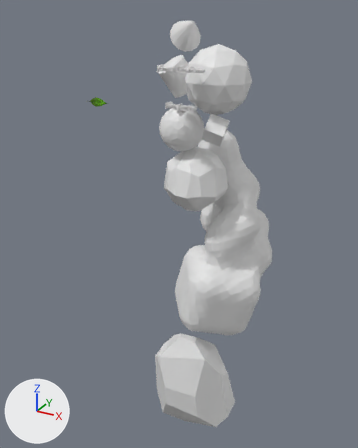
The glTF model graphics/models/james-graham.glb as it was, and as the next commit left it.
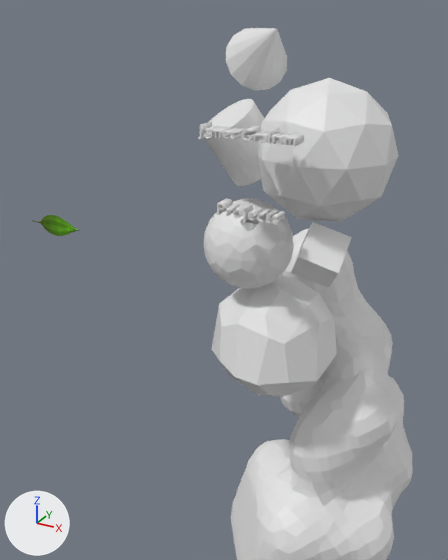
Each version is shown whole from a 50 mm lens placed at (5.63, -8.9, 1.77), pointed at (-0.55, 2.35, -3.85), then close up from a 50 mm lens placed at (2.91, -4.45, 1.67), pointed at (0.29, 0.31, -0.71). Arrows for +X, +Y and +Z are at lower left; the lights stay in place. Where no turn or scale is listed for an object, it has been applied to the vertices.

The scene before the commit, as lines of its bpy script (objects in view):
```python
me_cube_001 = bpy.data.meshes.new('Cube.001')
me_cube_001.from_pydata([(-0.106, 0.0, 0.035), (0.0, 0.0, -0.071), (0.106, 0.0, 0.035), (-0.106, 0.166, 0.035), (0.0, 0.166, -0.071), (0.106, 0.166, 0.035)], [], [(1, 2, 0), (4, 3, 5), (2, 1, 4), (2, 4, 5), (1, 0, 3), (1, 3, 4), (0, 2, 5), (0, 5, 3)])
me_cylinder = bpy.data.meshes.new('Cylinder')
me_cylinder.from_pydata(...)  # 64 vertices, 124 faces; spans x -0.476..0.476, y -0.48..0.48, z -0.505..0.505
me_plane_002 = bpy.data.meshes.new('Plane.002')
me_plane_002.from_pydata(...)  # 66 vertices, 100 faces; spans x -0.331..0.19, y -0.009..0.0, z -0.09..0.09
me_plane_002.materials.append(mat_defaultmaterial)
me_text = bpy.data.meshes.new('Text')
me_text.from_pydata(...)  # 2022 vertices, 2962 faces; spans x -0.578..0.546, y -0.119..0.119, z -0.077..0.081
me_text_001 = bpy.data.meshes.new('Text.001')
me_text_001.from_pydata(...)  # 1129 vertices, 1616 faces; spans x -0.361..0.373, y -0.105..0.105, z -0.092..0.084
ob_arrow = bpy.data.objects.new('Arrow', me_cube_001)
ob_arrow.location = (0.0, 1.387, -0.536)
ob_cylinder = bpy.data.objects.new('Cylinder', me_cylinder)
ob_cylinder.location = (-0.512, 2.252, 0.174)
ob_leaf = bpy.data.objects.new('Leaf', me_plane_002)
ob_leaf.location = (-0.63, -0.798, 0.0)
ob_name = bpy.data.objects.new('Name', me_text)
ob_name.location = (0.0, 1.428, 0.445)
ob_scroll = bpy.data.objects.new('Scroll', me_text_001)
ob_scroll.location = (0.0, 1.443, -0.398)
# also in view: 'Cube' at (0.62, 2.08, -1.01); 'Icosphere' at (0.43, 2.51, 0.11); 'Cone.001' at (-0.59, 2.81, 1.09); 'Icosphere.002' at (-0.17, 2.53, -2.49); 'Mball.001' at (0.38, 3.41, -4.34)
```
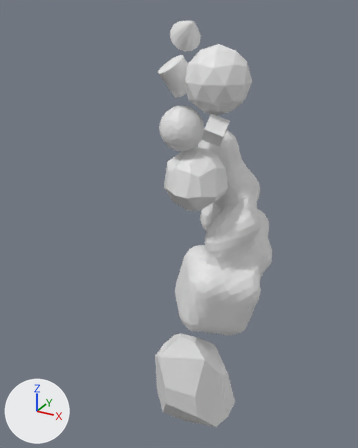
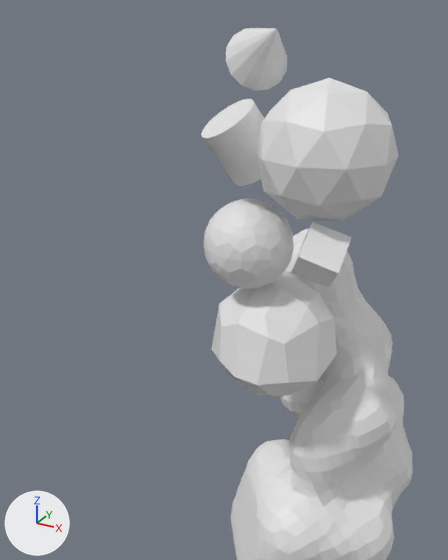
Changed parts and their boxes (x1, y1, x2, y2) in the close-ups (448 x 560 px):
'Name', deleted: before (198, 122, 304, 146)
'Scroll', deleted: before (217, 198, 285, 224)
'Leaf', deleted: before (32, 215, 80, 236)
'Arrow', deleted: before (240, 219, 260, 231)

The change, as a diff of the scene's bpy script:
```diff
--- a/graphics/models/james-graham.glb.py
+++ b/graphics/models/james-graham.glb.py
@@ ob_name @@
-ob_name = bpy.data.objects.new('Name', me_text)
-ob_name.location = (0.0, 1.428, 0.445)
@@ ob_scroll @@
-ob_scroll = bpy.data.objects.new('Scroll', me_text_001)
-ob_scroll.location = (0.0, 1.443, -0.398)
@@ ob_arrow @@
-ob_arrow = bpy.data.objects.new('Arrow', me_cube_001)
-ob_arrow.location = (0.0, 1.387, -0.536)
@@ ob_leaf @@
-ob_leaf = bpy.data.objects.new('Leaf', me_plane_002)
-ob_leaf.location = (-0.63, -0.798, 0.0)
```
